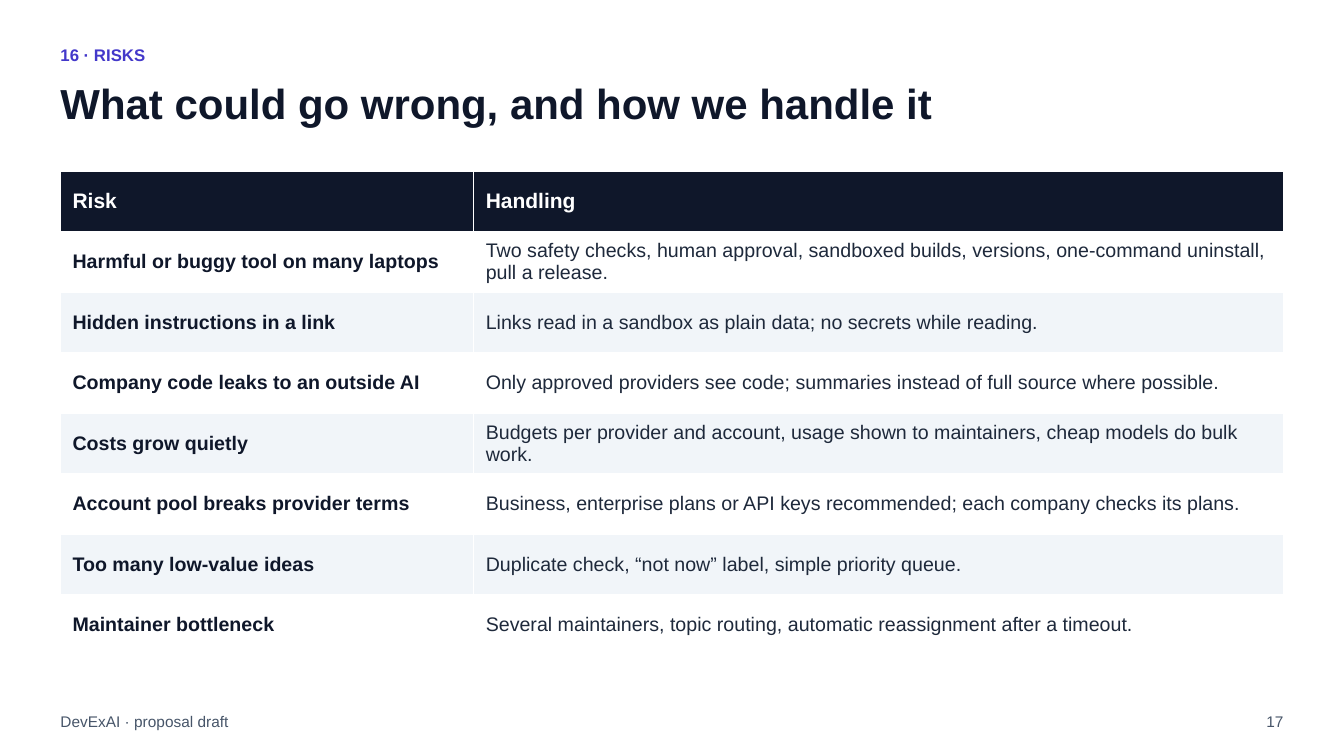
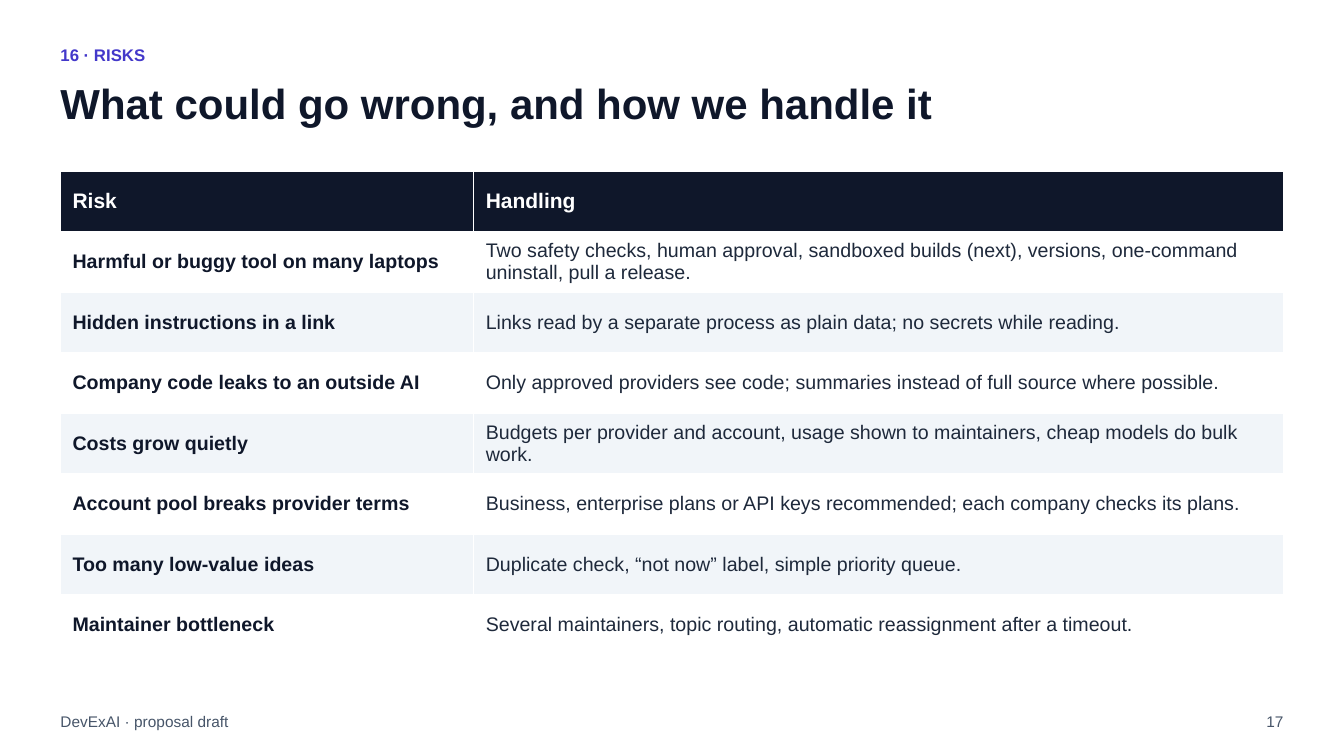
Before and after one commit to raghavsatyadev/DevExAI, a slide deck: slide 17 of DevExAI.pptx. Drawn at 1344x756 pixels with LibreOffice and Linux fonts; fonts in the diff are those of the drawing. Boxes give left, top, right and bottom in pixels: in the first picture for what was removed or moved away, otherwise in the second. Text is boxed around its words. In the diff, an @@ line names an element or a change of style, - is before the commit and + after.

```diff
--- a/DevExAI.pptx
+++ b/DevExAI.pptx
@@ table at bbox=[60, 171, 1284, 655] @@
-row 2, column 2: Two safety checks, human approval, sandboxed builds, versions, one-command uninstall, pull a release.
+row 2, column 2: Two safety checks, human approval, sandboxed builds (next), versions, one-command uninstall, pull a release.
-row 3, column 2: Links read in a sandbox as plain data; no secrets while reading.
+row 3, column 2: Links read by a separate process as plain data; no secrets while reading.
```
Also in this commit, not shown: 13 other slides changed, 3 other files.
